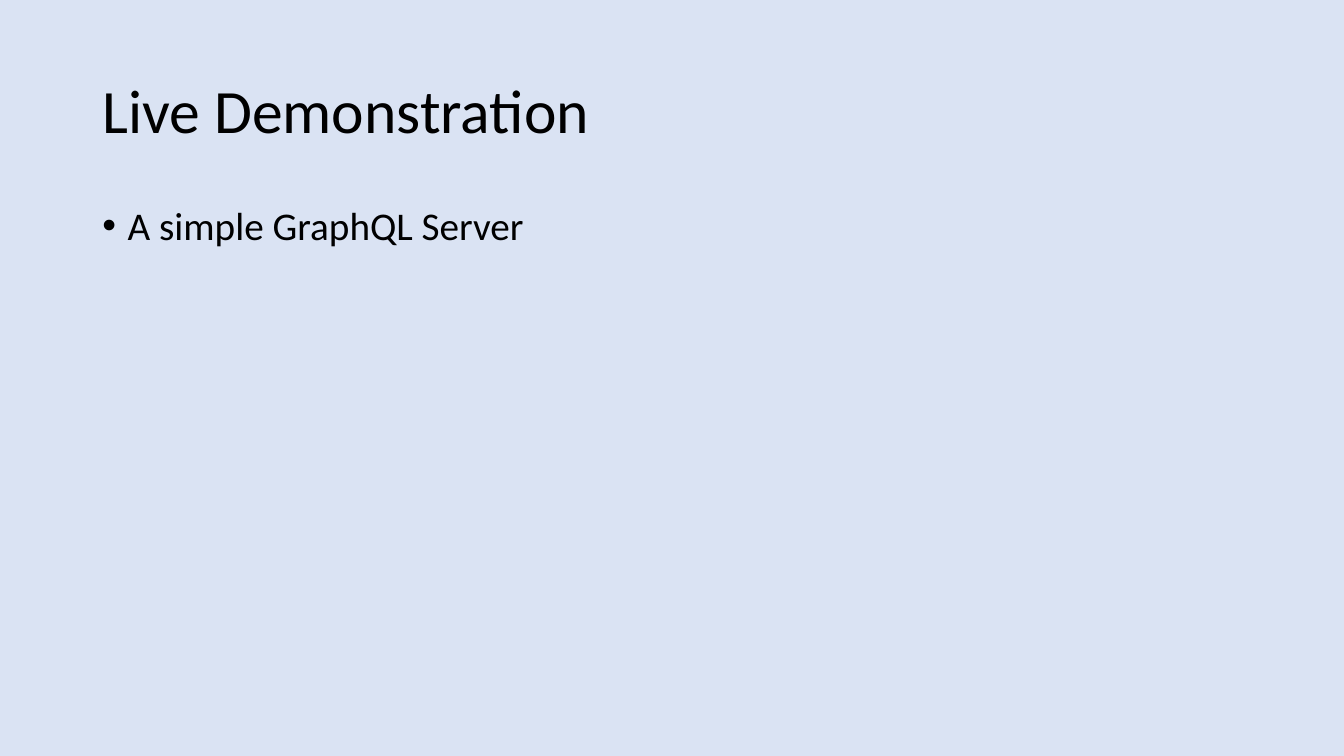
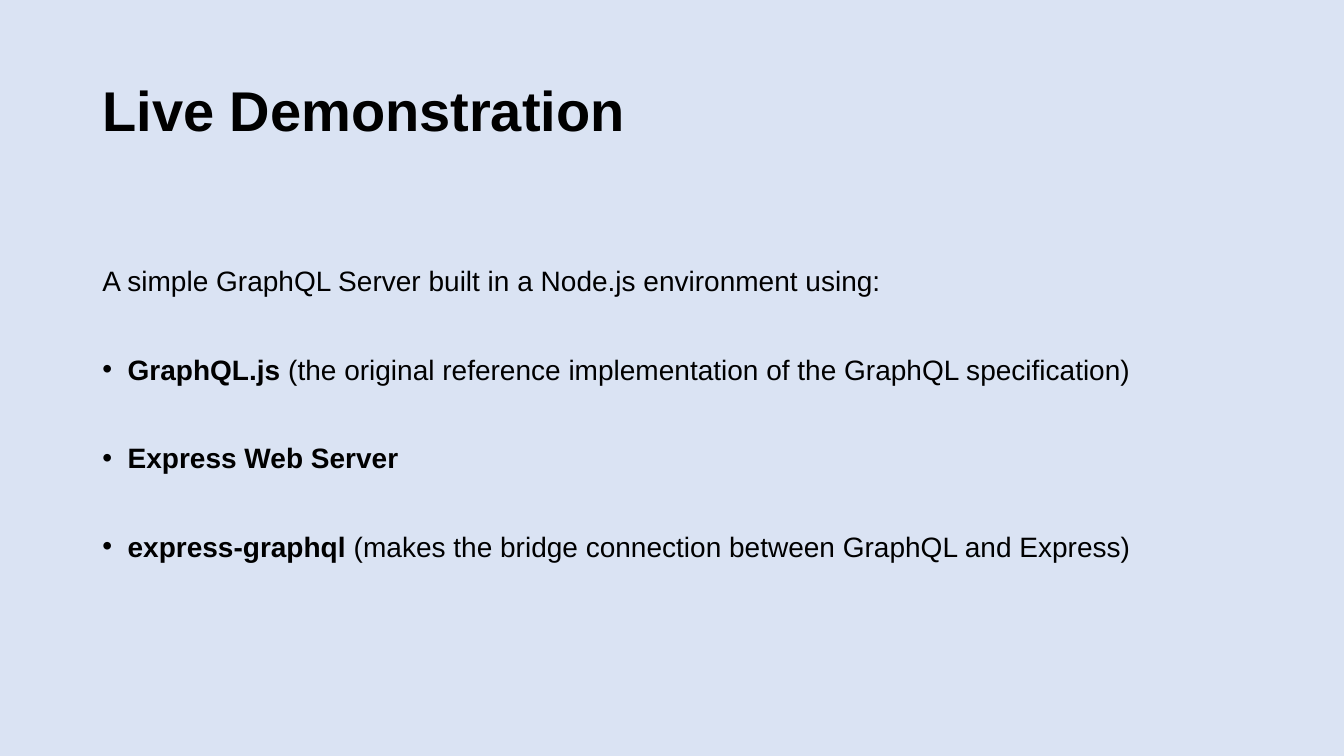
Before and after one commit to patelg123/graphql-presentation, a slide deck: slide 14 of current.pptx (slide 15 before the commit). Drawn at 1344x756 pixels with LibreOffice and Linux fonts; fonts in the diff are those of the drawing. Boxes give left, top, right and bottom in pixels: in the first picture for what was removed or moved away, otherwise in the second. Text is boxed around its words. In the diff, an @@ line names an element or a change of style, - is before the commit and + after.

```diff
--- a/current.pptx
+++ b/current.pptx
@@ title "Live Demonstration" at (x1=102, y1=90, x2=625, y2=132): size 44 to 40 pt, font Calibri to Arial, bold on @@
@@ text at (x1=102, y1=270, x2=1130, y2=562): text changed; size 28 to 20 pt; font Calibri to Arial @@
-• A simple GraphQL Server
+A simple GraphQL Server built in a Node.js environment using:
+• GraphQL.js (the original reference implementation of the GraphQL specification)
+• Express Web Server
+• express-graphql (makes the bridge connection between GraphQL and Express)
```
Also in this commit, not shown: 3 slides added, 1 slide removed.
